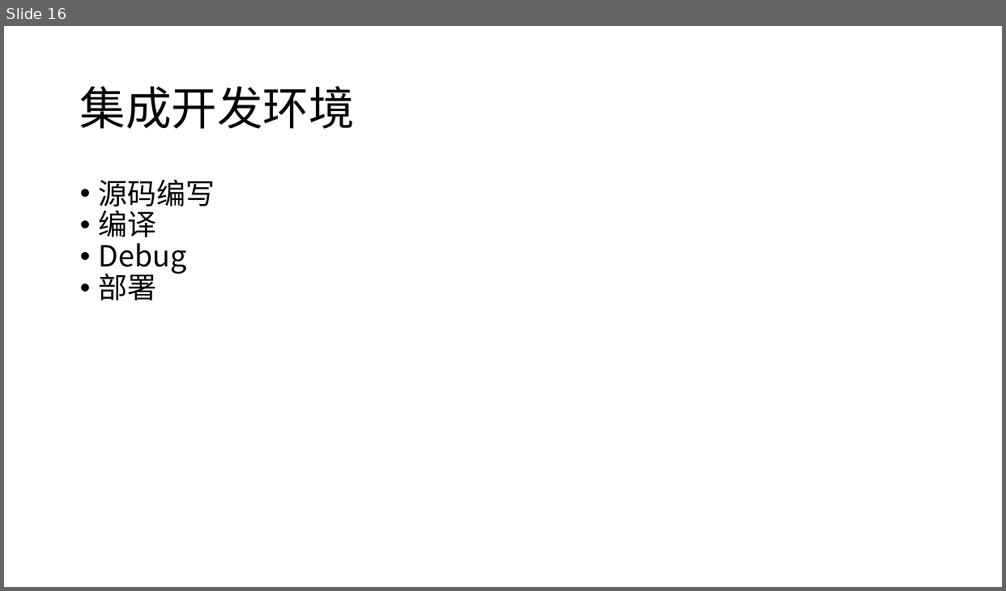
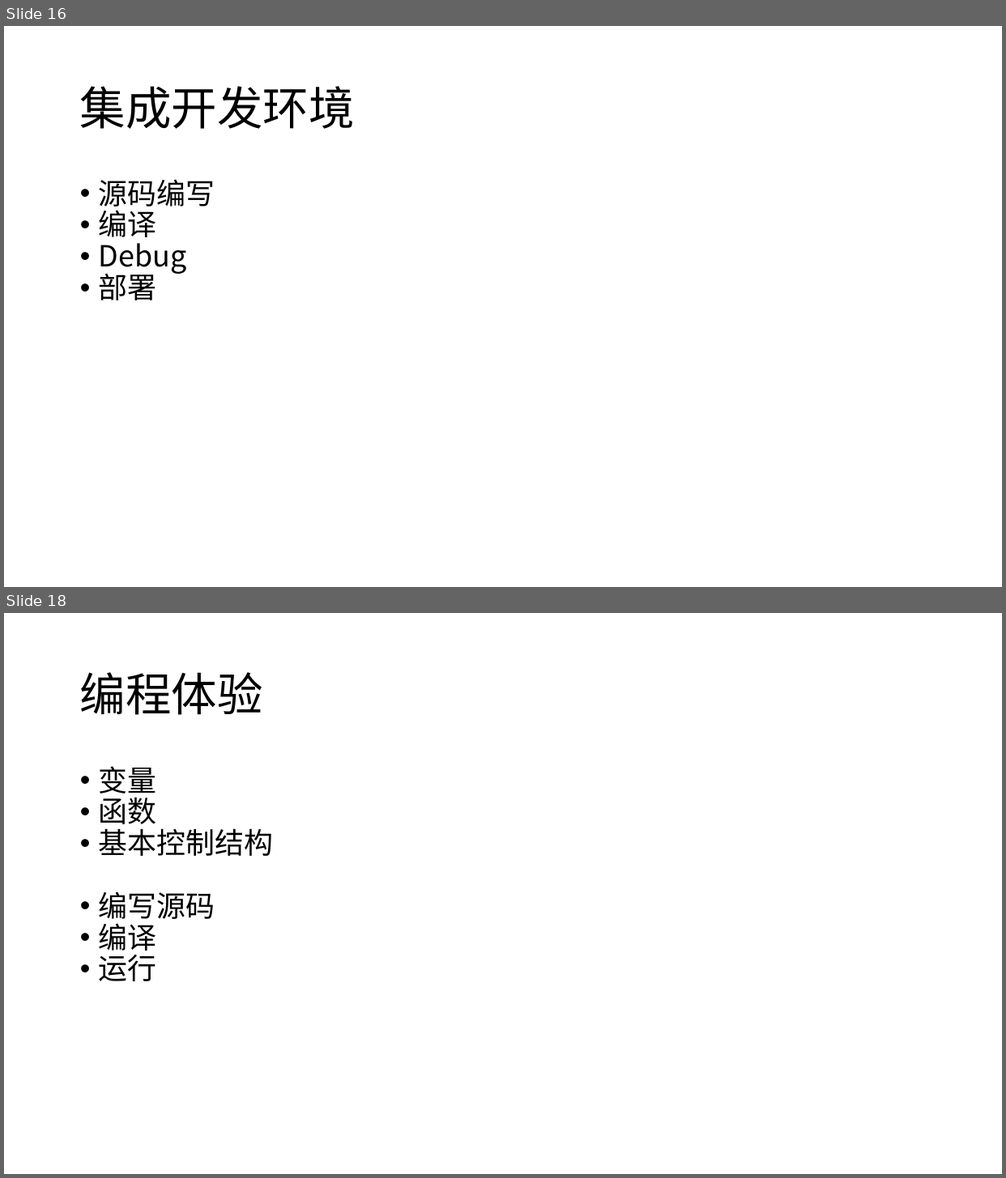
Before and after one commit to cloudspurs/klz, a slide deck: programming/pre_school.pptx. Shown one above the other, each under a label of ours: slide 16 before the commit, slides 16 and 18 after it; the slides between them are not shown. The pictures are 1006x591 and 1006x1178 pixels, drawn with LibreOffice and Linux fonts; fonts in the diff are those of the drawing. Boxes give left, top, right and bottom in pixels: in the first picture for what was removed or moved away, otherwise in the second. Text is boxed around its words. In the diff, an @@ line names an element or a change of style, - is before the commit and + after.

```diff
--- a/programming/pre_school.pptx
+++ b/programming/pre_school.pptx
@@ slide 18 added at <box>4,613,1002,1174</box>, background #FFFFFF @@
@@ text added at <box>80,672,263,715</box>, 44 pt, text #000000 @@
+编程体验
@@ text added at <box>99,766,273,982</box>, 28 pt, text #000000 @@
+• 变量
+• 函数
+• 基本控制结构
+• 编写源码
+• 编译
+• 运行
```
Also in this commit, not shown: 1 slide changed, 2 other slides added, 1 slide removed, 1 other file.
